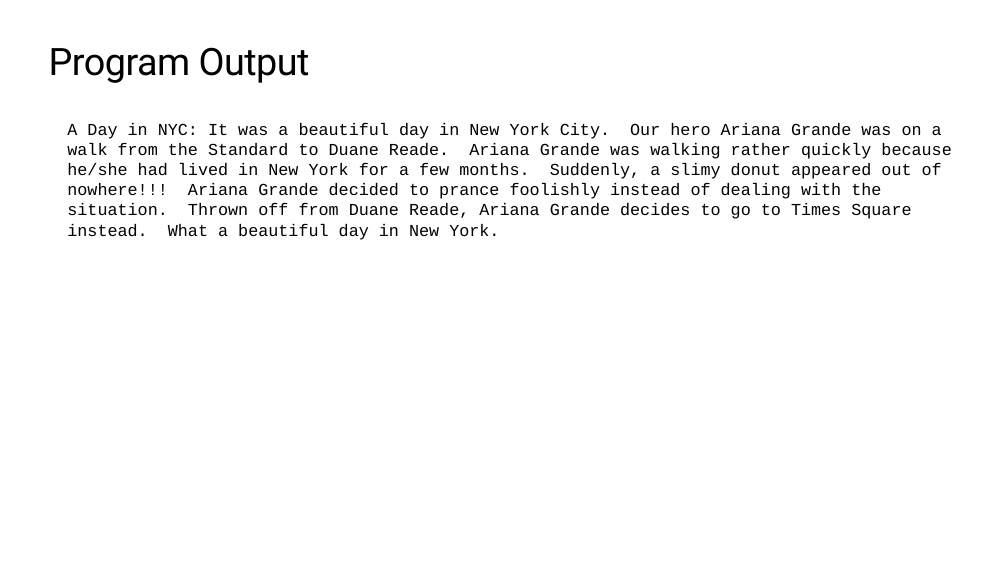
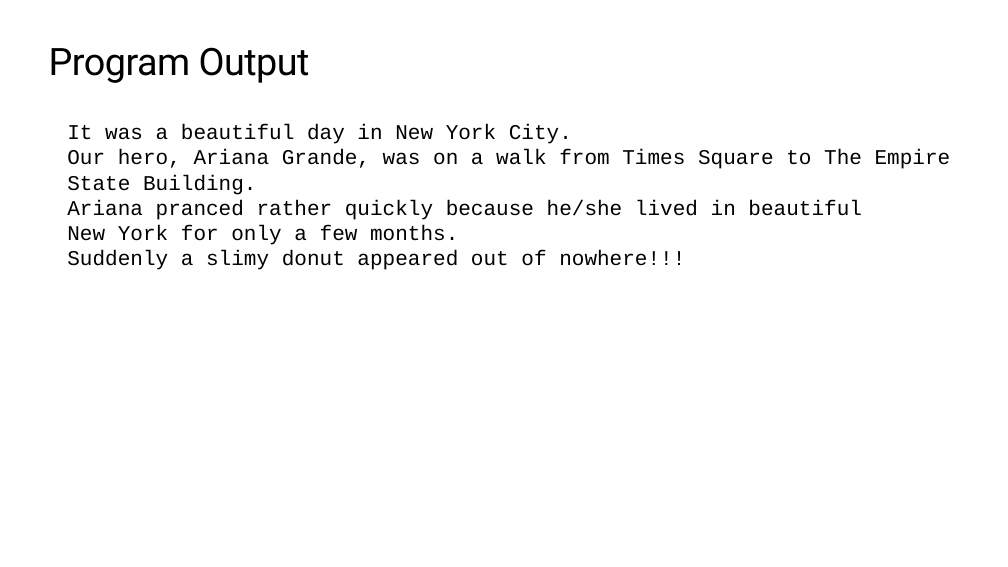
Before and after one commit to TEALSK12/2nd-semester-introduction-to-computer-science, a slide deck: slide 7 of units/1_unit/slidedecks/Intro Python 1.06 TEALS.pptx. Drawn at 1008x567 pixels with LibreOffice and Linux fonts; fonts in the diff are those of the drawing; background and template pictures are left out. Boxes give left, top, right and bottom in pixels: in the first picture for what was removed or moved away, otherwise in the second. Text is boxed around its words. In the diff, an @@ line names an element or a change of style, - is before the commit and + after.

```diff
--- a/units/1_unit/slidedecks/Intro Python 1.06 TEALS.pptx
+++ b/units/1_unit/slidedecks/Intro Python 1.06 TEALS.pptx
@@ text at [67,124,951,270]: text changed; size 16 to 20 pt @@
-  A Day in NYC: It was a beautiful day in New York City. Our hero Ariana Grande was on a walk from the Standard to Duane Reade. Ariana Grande was walking rather quickly because he/she had lived in New York for a few months. Suddenly, a slimy donut appeared out of nowhere!!! Ariana Grande decided to prance foolishly instead of dealing with the situation. Thrown off from Duane Reade, Ariana Grande decides to go to Times Square instead. What a beautiful day in New York.
+  It was a beautiful day in New York City. Our hero, Ariana Grande, was on a walk from Times Square to The Empire State Building. Ariana pranced rather quickly because he/she lived in beautiful New York for only a few months. Suddenly a slimy donut appeared out of nowhere!!!
```
Also in this commit, not shown: 3 other slides changed, 1 slide added, 1 slide removed, 5 other files.
